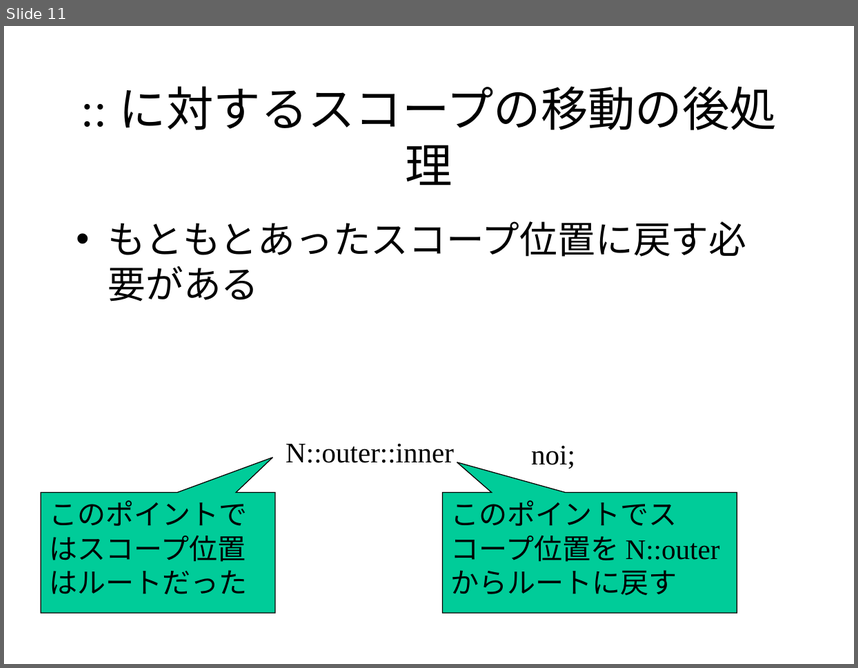
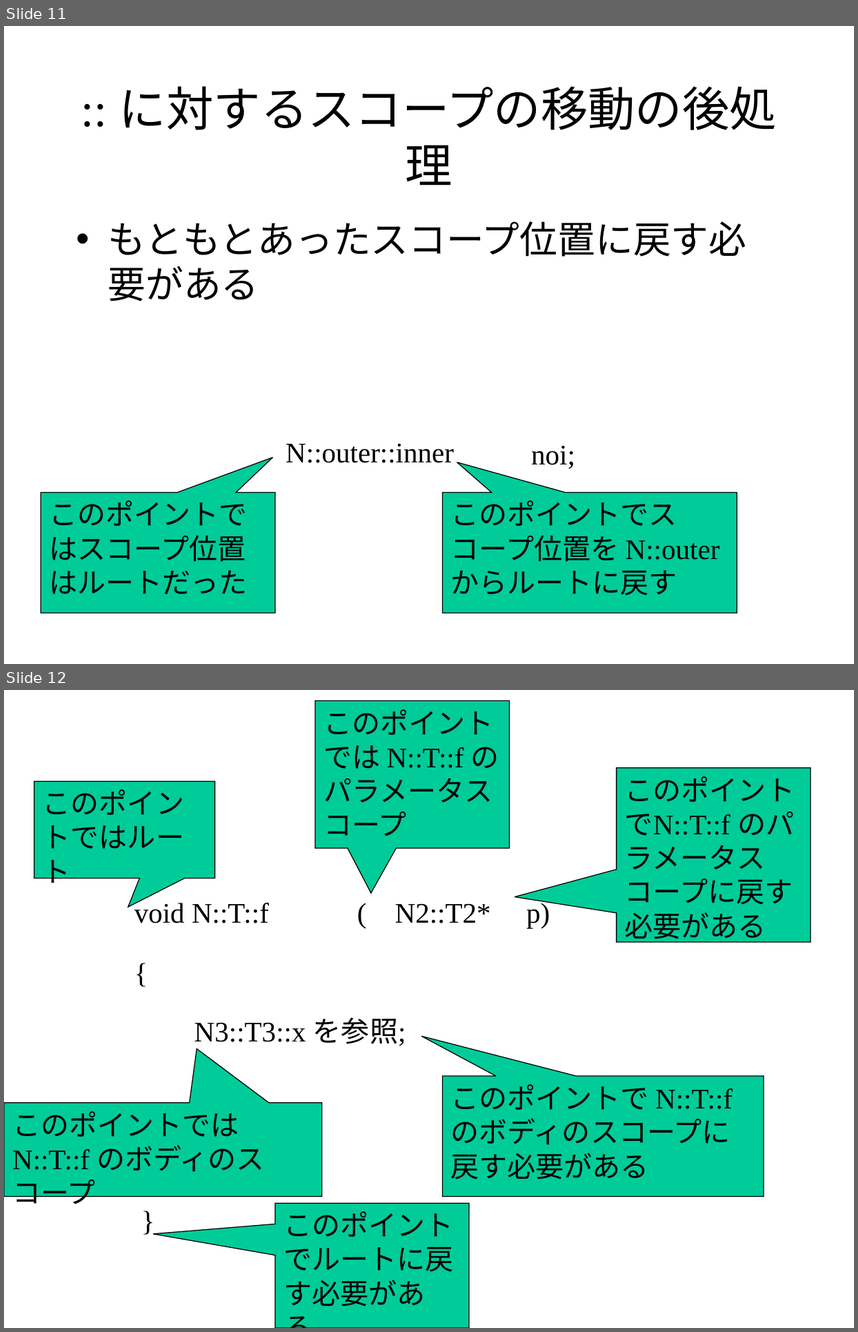
Before and after one commit to KeiHasegawa/cxx_doc, a slide deck: 04_nested_name.ppt. Shown one above the other, each under a label of ours: slide 11 before the commit, slides 11 and 12 after it. The pictures are 858x668 and 858x1332 pixels, drawn with LibreOffice and Linux fonts; fonts in the diff are those of the drawing. Boxes give left, top, right and bottom in pixels: in the first picture for what was removed or moved away, otherwise in the second. Text is boxed around its words. In the diff, an @@ line names an element or a change of style, - is before the commit and + after.

```diff
--- a/04_nested_name.ppt
+++ b/04_nested_name.ppt
@@ slide 12 added at [4, 690, 854, 1328], background #FFFFFF @@
@@ speech box added at [315, 701, 509, 848], fill #00CC99, outline #000000 0.74 pt, 24 pt, text #000000 @@
+このポイントでは N::T::f のパラメータスコープ
@@ speech box added at [616, 767, 810, 942], fill #00CC99, outline #000000 0.74 pt, 24 pt, text #000000 @@
+このポイントでN::T::f のパラメータスコープに戻す必要がある
@@ speech box added at [34, 781, 215, 878], fill #00CC99, outline #000000 0.74 pt, 24 pt, text #000000 @@
+このポイントではルート
@@ text added at [134, 900, 269, 923], 24 pt, text #000000 @@
+void N::T::f
@@ text added at [395, 900, 550, 928], 24 pt, text #000000 @@
+( N2::T2* p)
@@ text added at [126, 950, 157, 993], 24 pt, text #000000 @@
+{
@@ text added at [194, 1017, 406, 1045], 24 pt, text #000000 @@
+N3::T3::x を参照;
@@ speech box added at [443, 1076, 764, 1196], fill #00CC99, outline #000000 0.74 pt, 24 pt, text #000000 @@
+このポイントで N::T::f のボディのスコープに戻す必要がある
@@ speech box added at [4, 1103, 322, 1196], fill #00CC99, outline #000000 0.74 pt, 24 pt, text #000000 @@
+このポイントでは N::T::f のボディのスコープ
@@ text added at [133, 1199, 164, 1241], 24 pt, text #000000 @@
+}
@@ speech box added at [275, 1203, 469, 1328], fill #00CC99, outline #000000 0.74 pt, 24 pt, text #000000 @@
+このポイントでルートに戻す必要がある。
```
Also in this commit, not shown: 1 slide changed, 1 other file.
